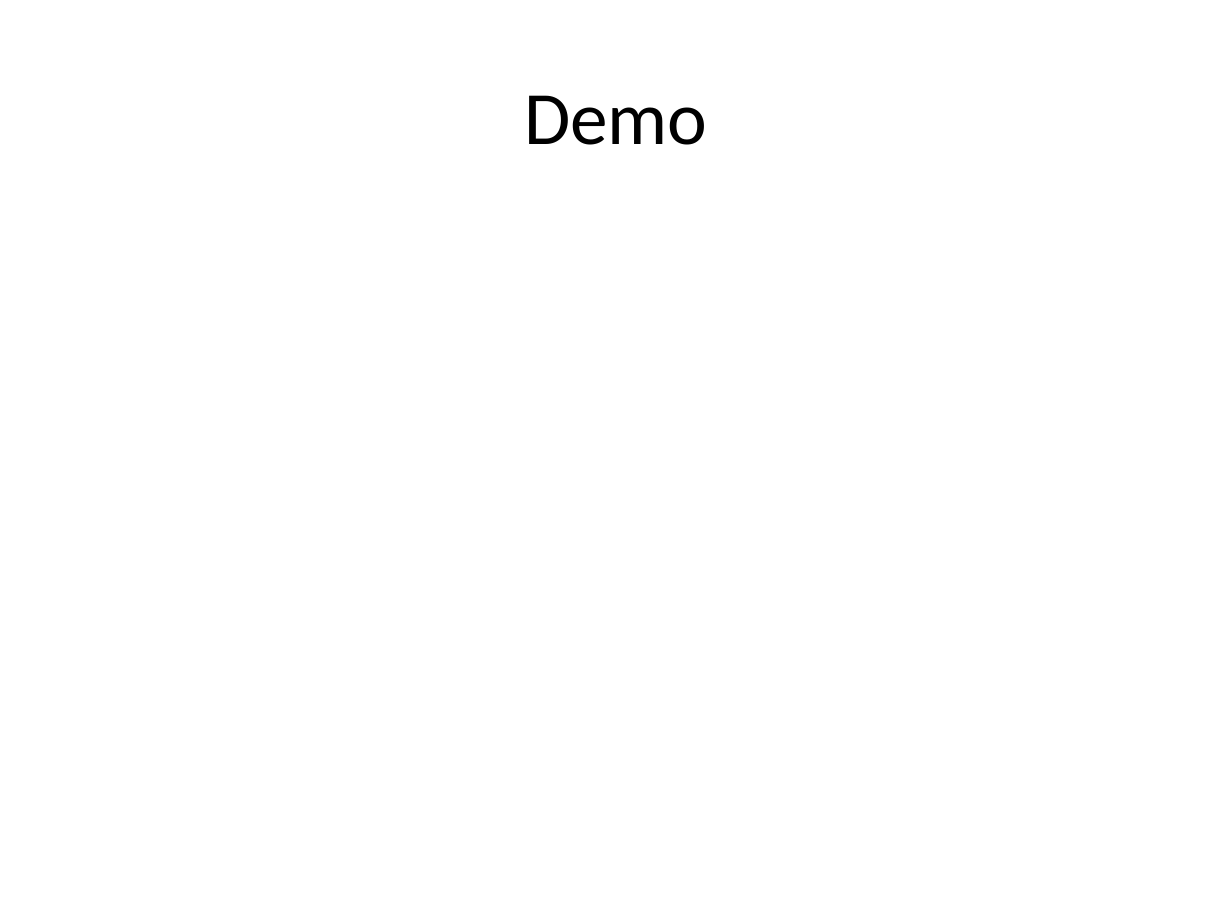
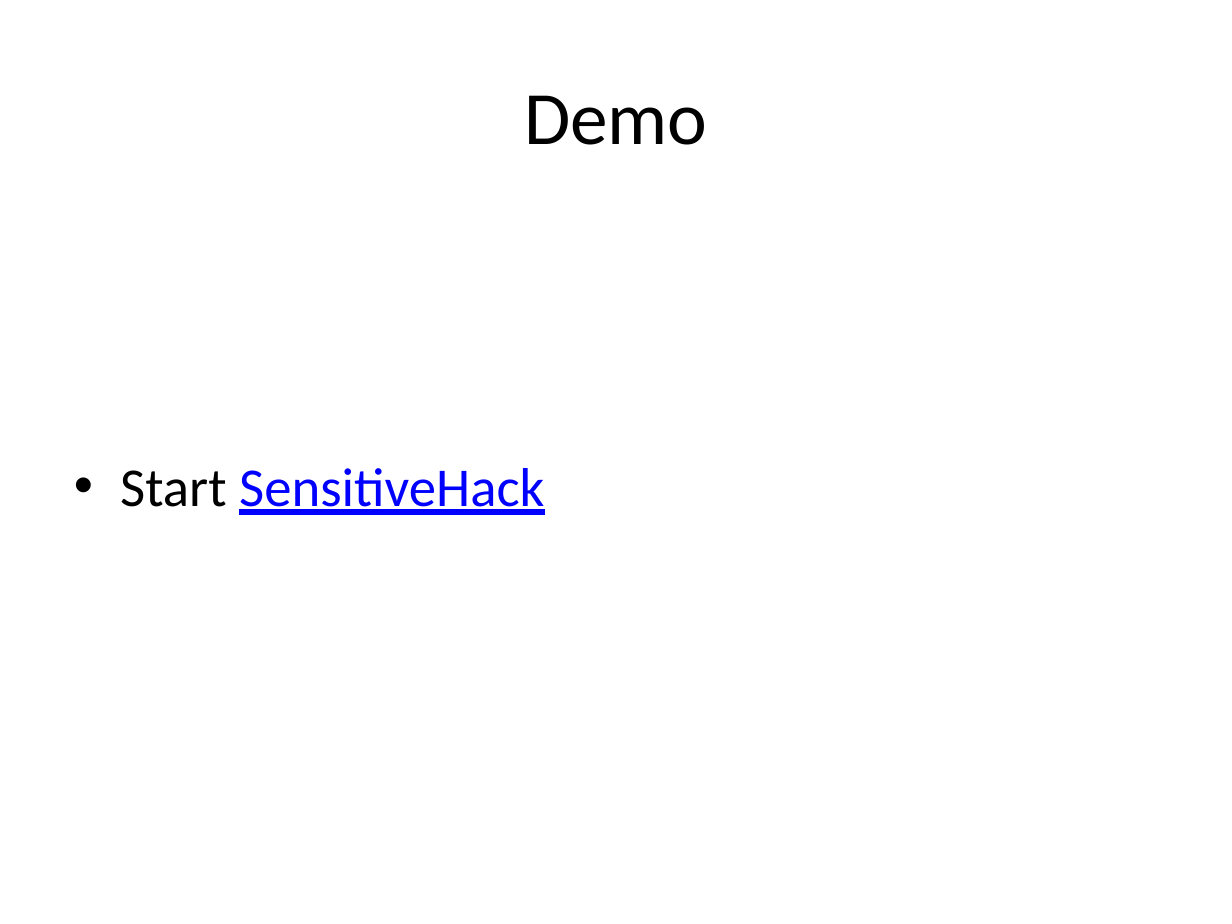
Before and after one commit to seyyaw/rhok-hack-sensitive-data, a slide deck: slide 10 of grefine-rhok-extension/doc/presentation.pptx (slide 9 before the commit). Drawn at 1232x924 pixels with LibreOffice and Linux fonts; fonts in the diff are those of the drawing. Boxes give left, top, right and bottom in pixels: in the first picture for what was removed or moved away, otherwise in the second. Text is boxed around its words. In the diff, an @@ line names an element or a change of style, - is before the commit and + after.

```diff
--- a/grefine-rhok-extension/doc/presentation.pptx
+++ b/grefine-rhok-extension/doc/presentation.pptx
@@ text added at (x1=120, y1=468, x2=544, y2=515), 32 pt, text #0000FF, underline @@
+• Start SensitiveHack
```
Also in this commit, not shown: 1 other slide changed, 1 slide added.
